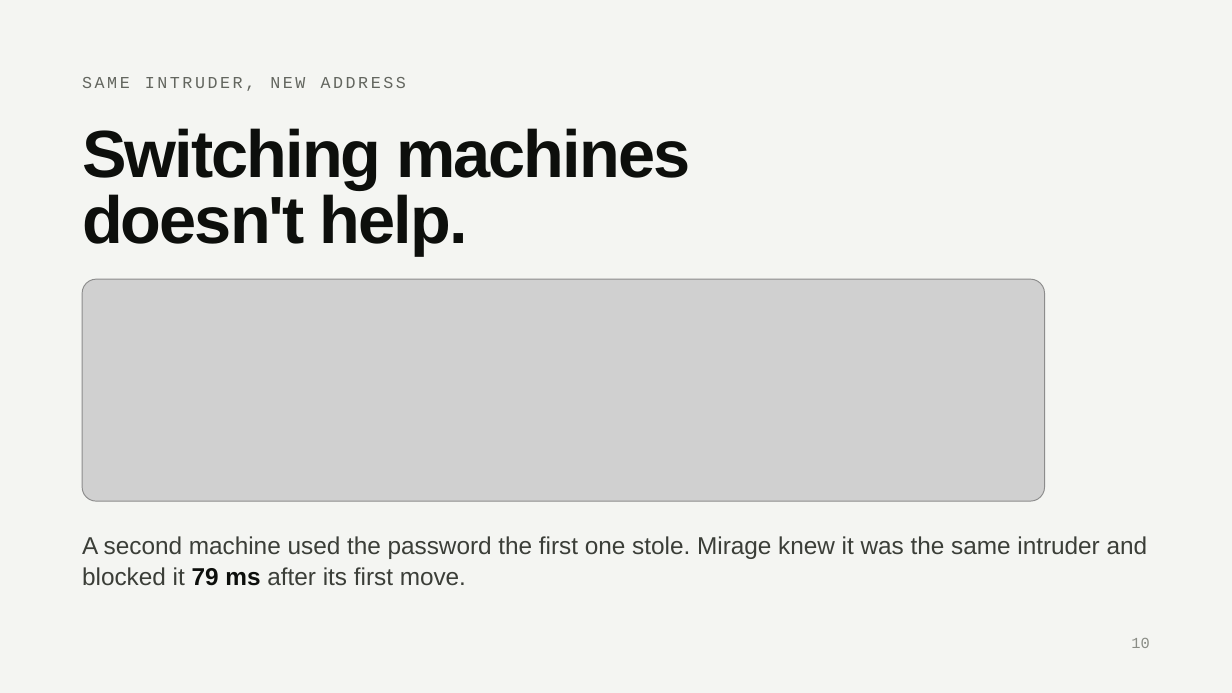
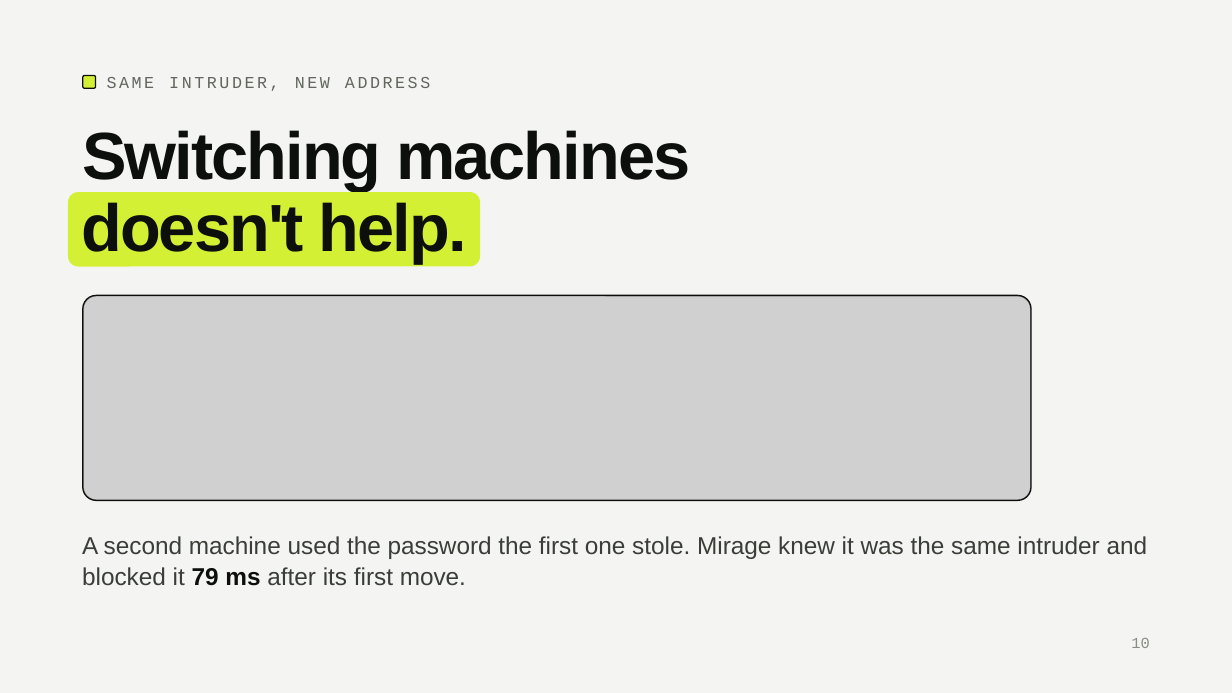
Before and after one commit to AmarWaqar-TSKLI/mirage, a slide deck: slide 10 of submissions/project-presentation/Group5_presentation.pptx. Drawn at 1232x693 pixels with LibreOffice and Linux fonts; fonts in the diff are those of the drawing; grey boxes stand for pictures. Boxes give left, top, right and bottom in pixels: in the first picture for what was removed or moved away, otherwise in the second. Text is boxed around its words. In the diff, an @@ line names an element or a change of style, - is before the commit and + after.

Commit message:
Give every slide the same look

```diff
--- a/submissions/project-presentation/Group5_presentation.pptx
+++ b/submissions/project-presentation/Group5_presentation.pptx
@@ rounded rectangle added at (83, 76, 96, 89), fill #D4F034, outline #0D0F0C 1 pt @@
@@ text "SAME INTRUDER, NEW ADDRESS": place and size @@
-text "SAME INTRUDER, NEW ADDRESS" at (82, 77, 406, 91)
+text "SAME INTRUDER, NEW ADDRESS" at (107, 77, 430, 91)
@@ title removed at (82, 128, 690, 255) @@
-Switching machines
-doesn't help.
@@ text added at (82, 130, 690, 191), 52 pt, text #0D0F0C, bold @@
+Switching machines
@@ freeform shape added at (68, 192, 481, 267), fill #D4F034, 52 pt, text #0D0F0C, bold @@
+doesn't help.
@@ picture: place and size @@
-picture at (82, 279, 1045, 501)
+picture at (83, 296, 1031, 500)
@@ rounded rectangle added at (83, 296, 1031, 501), outline #0D0F0C 1 pt @@
```
Also in this commit, not shown: 13 other slides changed.
